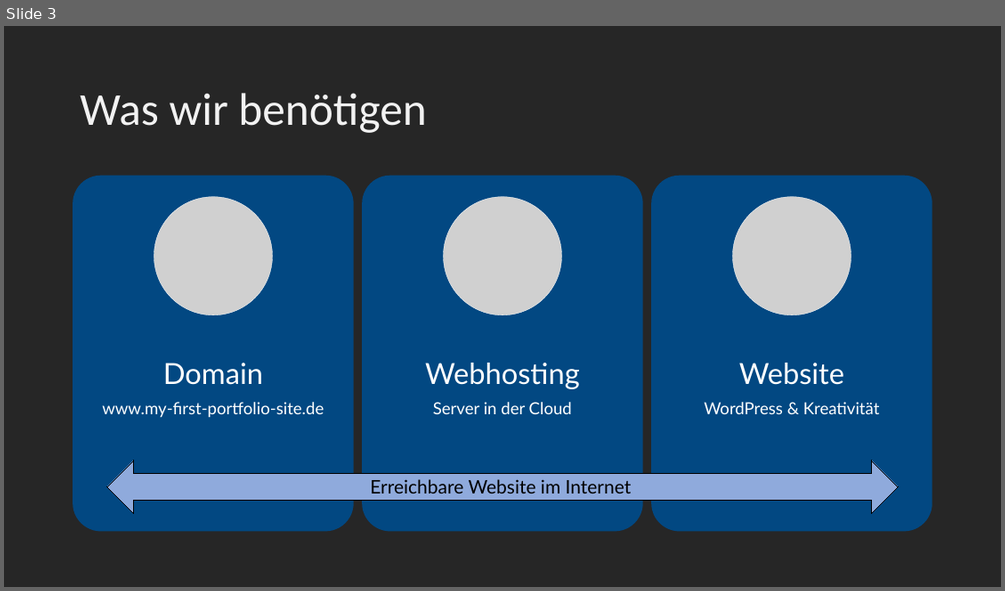
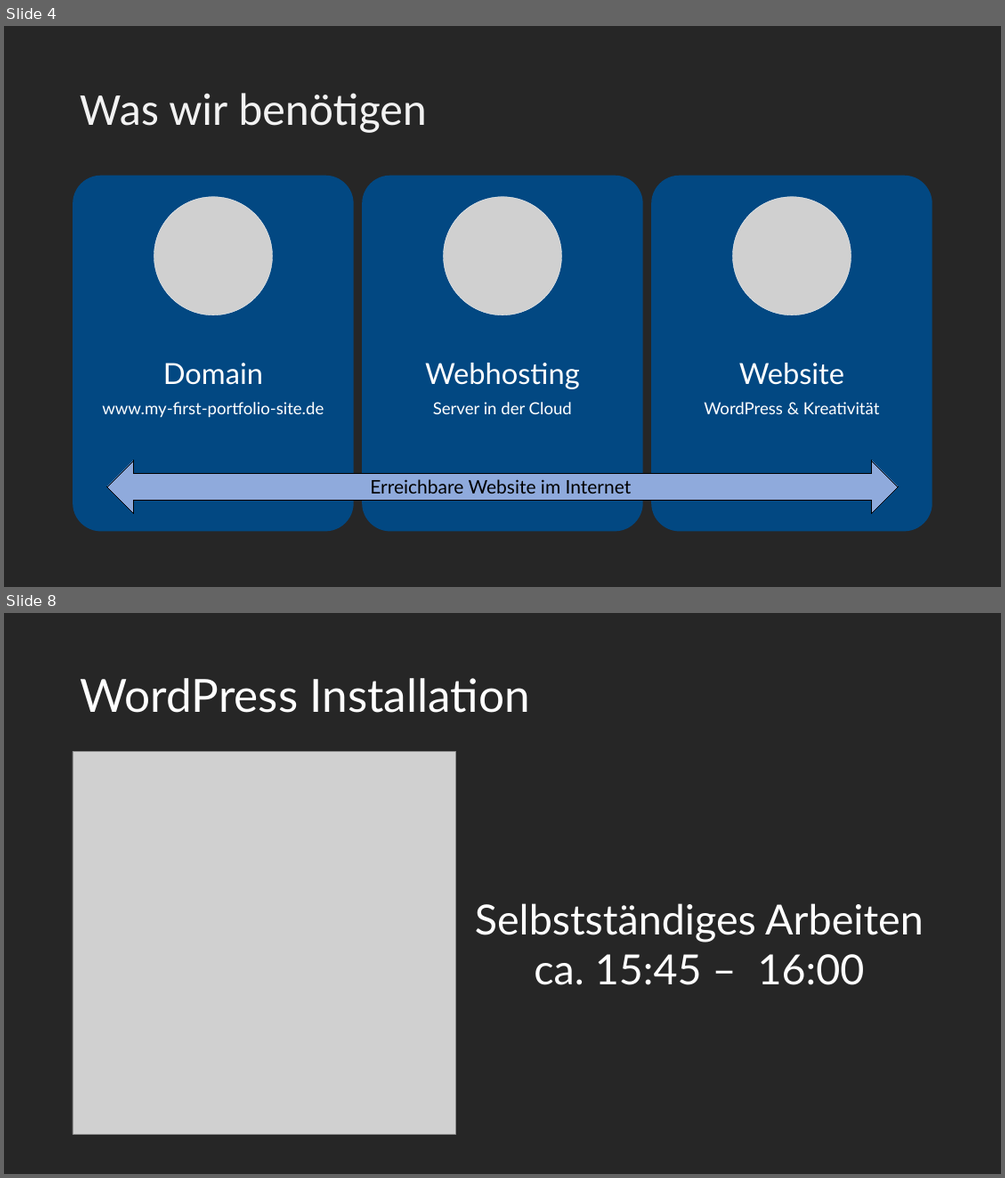
Before and after one commit to maximotus/skill-saturday-wordpress-portfolio-website, a slide deck: wordpress-portfolio-website-presentation.pptx. Shown one above the other, each under a label of ours: slide 3 before the commit, slides 4 and 8 after it; the slides between them are not shown. The pictures are 1005x591 and 1005x1178 pixels, drawn with LibreOffice and Linux fonts; fonts in the diff are those of the drawing; grey boxes stand for pictures. Boxes give left, top, right and bottom in pixels: in the first picture for what was removed or moved away, otherwise in the second. Text is boxed around its words. In the diff, an @@ line names an element or a change of style, - is before the commit and + after.

```diff
--- a/wordpress-portfolio-website-presentation.pptx
+++ b/wordpress-portfolio-website-presentation.pptx
@@ slide 8 added at [4,613,1001,1174], background #262626 @@
@@ title added at [80,678,531,713], 44 pt, text #FFFFFF @@
+WordPress Installation
@@ picture added at [73,751,455,1135] @@
@@ text added at [475,903,923,985], 40 pt, text #FFFFFF @@
+Selbstständiges Arbeiten
+ca. 15:45 – 16:00
@@ what was slide 3 is now slide 4 @@
```
Also in this commit, not shown: 2 slides changed, 6 other slides added.
